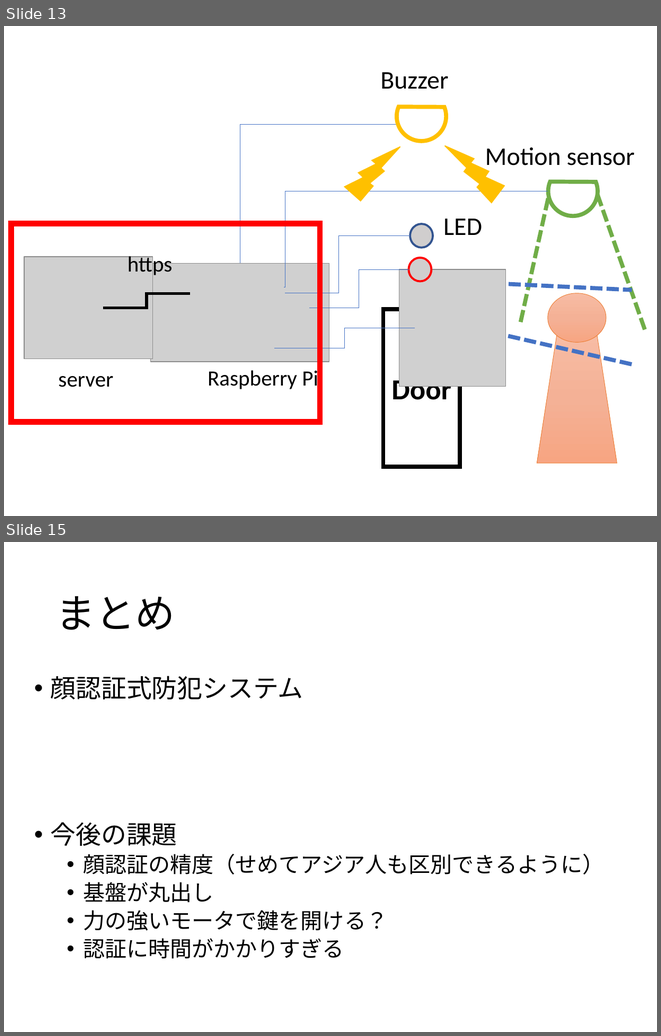
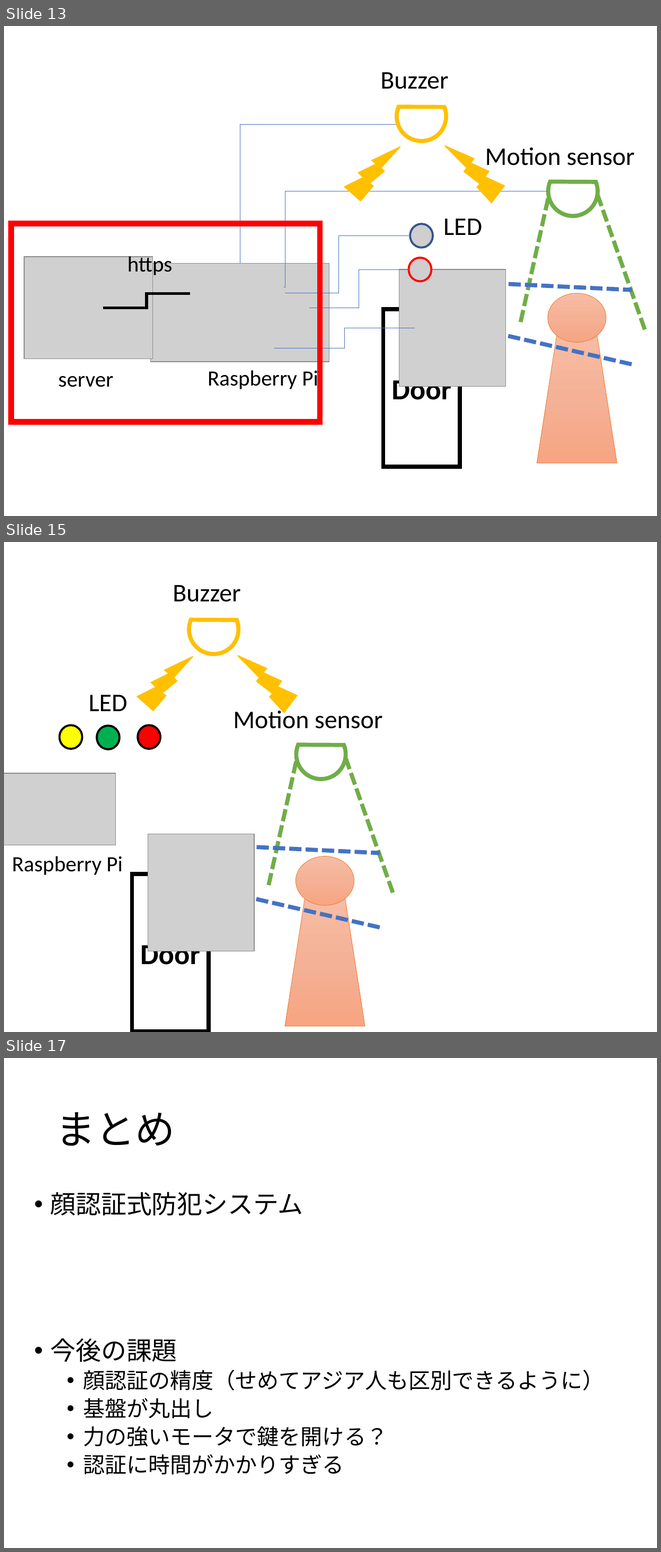
Before and after one commit to kut-info-ase-2017/group3-ase, a slide deck: presentation/ase-final-report.pptx. Shown one above the other, each under a label of ours: slides 13 and 15 before the commit, slides 13, 15 and 17 after it; the slides between them are not shown. The pictures are 661x1036 and 661x1552 pixels, drawn with LibreOffice and Linux fonts; fonts in the diff are those of the drawing; grey boxes stand for pictures. Boxes give left, top, right and bottom in pixels: in the first picture for what was removed or moved away, otherwise in the second. Text is boxed around its words. In the diff, an @@ line names an element or a change of style, - is before the commit and + after.

```diff
--- a/presentation/ase-final-report.pptx
+++ b/presentation/ase-final-report.pptx
@@ slide 15 added at (x1=4, y1=542, x2=657, y2=1032), background #FFFFFF @@
@@ text added at (x1=173, y1=585, x2=240, y2=602), 28 pt, text #000000 @@
+Buzzer
@@ chord (boxed as its full ellipse) added at (x1=181, y1=597, x2=246, y2=662), outline #FFC000 4.5 pt @@
@@ lightning bolt added at (x1=135, y1=647, x2=193, y2=716), fill #FFC000, outline #FFC000 1 pt @@
@@ lightning bolt added at (x1=238, y1=642, x2=301, y2=721), fill #FFC000, outline #FFC000 1 pt @@
@@ text added at (x1=89, y1=695, x2=127, y2=711), 28 pt, text #000000 @@
+LED
@@ text added at (x1=233, y1=707, x2=382, y2=729), 28 pt, text #000000 @@
+Motion sensor
@@ ellipse added at (x1=60, y1=725, x2=82, y2=748), fill #FFFF00, outline #000000 2.25 pt @@
@@ ellipse added at (x1=97, y1=725, x2=120, y2=749), fill #00B050, outline #000000 2.25 pt @@
@@ ellipse added at (x1=138, y1=725, x2=161, y2=748), fill #FF0000, outline #000000 2.25 pt @@
@@ chord (boxed as its full ellipse) added at (x1=289, y1=722, x2=354, y2=787), fill #FFFFFF, outline #70AD47 4.5 pt @@
@@ line added from (296, 761) to (268, 886), #70AD47 4.5 pt dashed @@
@@ line added from (345, 758) to (394, 894), #70AD47 4.5 pt dashed @@
@@ picture added at (x1=4, y1=773, x2=116, y2=845) @@
@@ picture added at (x1=148, y1=834, x2=254, y2=951) @@
@@ text added at (x1=12, y1=856, x2=123, y2=875), 24 pt, text #000000 @@
+Raspberry Pi
@@ line added from (240, 846) to (380, 853), #4472C4 4.5 pt dashed @@
@@ ellipse added at (x1=296, y1=856, x2=354, y2=905), fill gradient #F7BDA5 to #F5B196 to #F8A582, outline #ED7D31 0.5 pt @@
@@ rectangle added at (x1=132, y1=874, x2=209, y2=1031), fill #FFFFFF, outline #000000 4.5 pt, 32 pt, text #000000, bold @@
+Door
@@ line added from (240, 896) to (380, 927), #4472C4 4.5 pt dashed @@
@@ trapezoid added at (x1=285, y1=897, x2=365, y2=1026), fill gradient #F7BDA5 to #F5B196 to #F8A582, outline #ED7D31 0.5 pt @@
@@ what was slide 15 is now slide 17 @@
```
Also in this commit, not shown: 4 slides changed, 2 other slides added, 1 slide removed.
